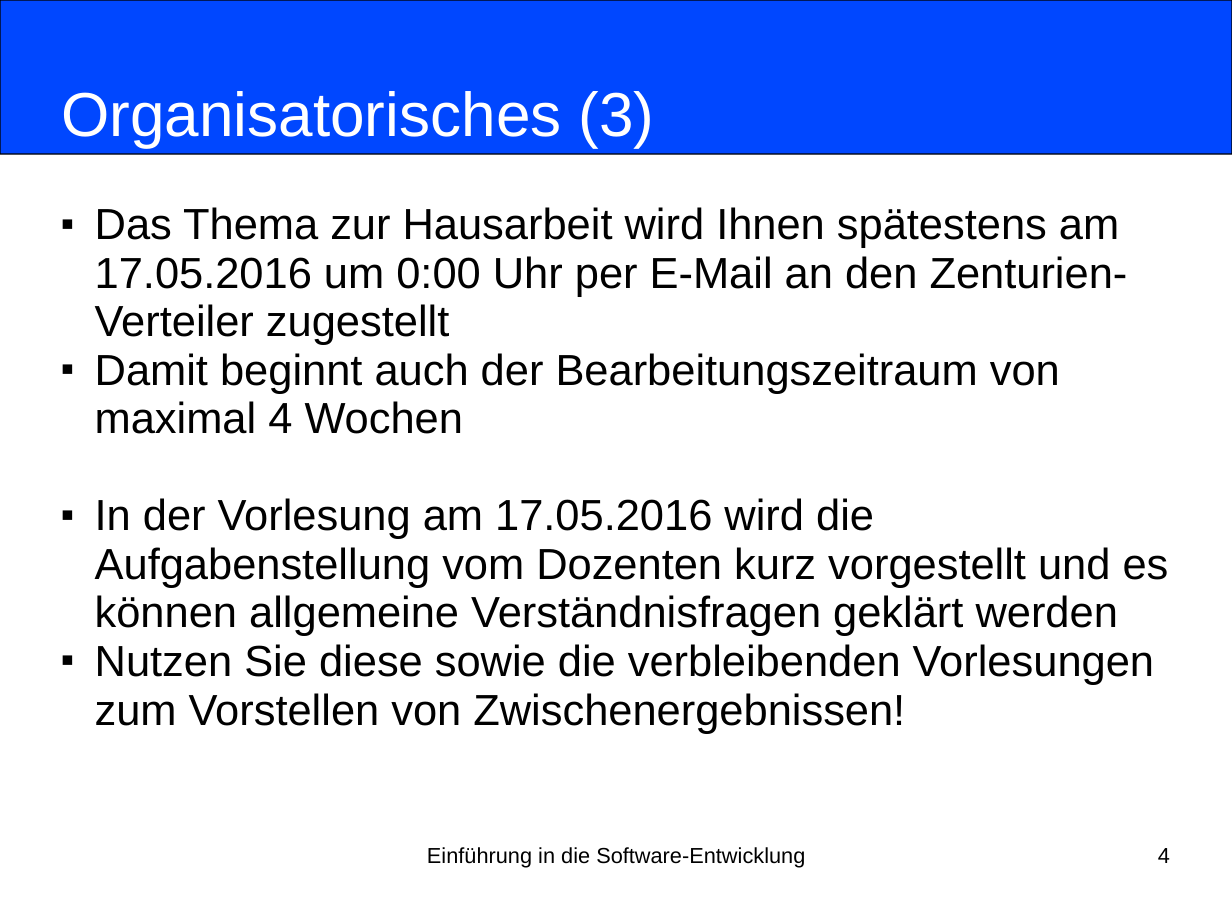
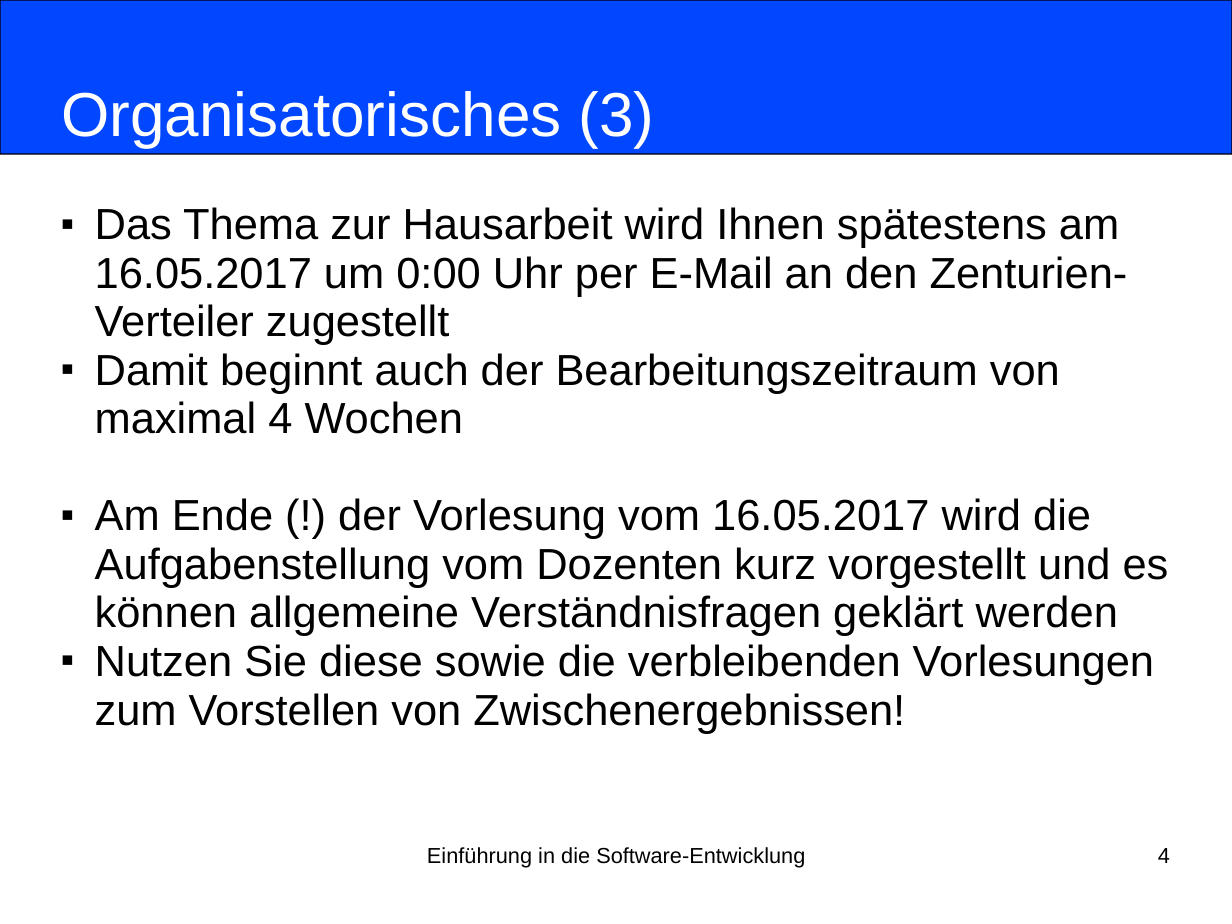
Before and after one commit to nordakademie-einfuehrung-java/vorlesungsskript, a slide deck: slide 4 of folien/Semester_04_Termin_03_Kapitel11.pptx. Drawn at 1232x924 pixels with LibreOffice and Linux fonts; fonts in the diff are those of the drawing. Boxes give left, top, right and bottom in pixels: in the first picture for what was removed or moved away, otherwise in the second. Text is boxed around its words. In the diff, an @@ line names an element or a change of style, - is before the commit and + after.

```diff
--- a/folien/Semester_04_Termin_03_Kapitel11.pptx
+++ b/folien/Semester_04_Termin_03_Kapitel11.pptx
@@ subtitle at (95,207,1128,345): text changed @@
-■ Das Thema zur Hausarbeit wird Ihnen spätestens am 17.05.2016 um 0:00 Uhr per E-Mail an den Zenturien-Verteiler zugestellt
+■ Das Thema zur Hausarbeit wird Ihnen spätestens am 16.05.2017 um 0:00 Uhr per E-Mail an den Zenturien-Verteiler zugestellt
@@ subtitle at (95,498,1169,636): text changed @@
-■ In der Vorlesung am 17.05.2016 wird die Aufgabenstellung vom Dozenten kurz vorgestellt und es können allgemeine Verständnisfragen geklärt werden
+■ Am Ende (!) der Vorlesung vom 16.05.2017 wird die Aufgabenstellung vom Dozenten kurz vorgestellt und es können allgemeine Verständnisfragen geklärt werden
```
Also in this commit, not shown: 3 other slides changed, 3 other files.
